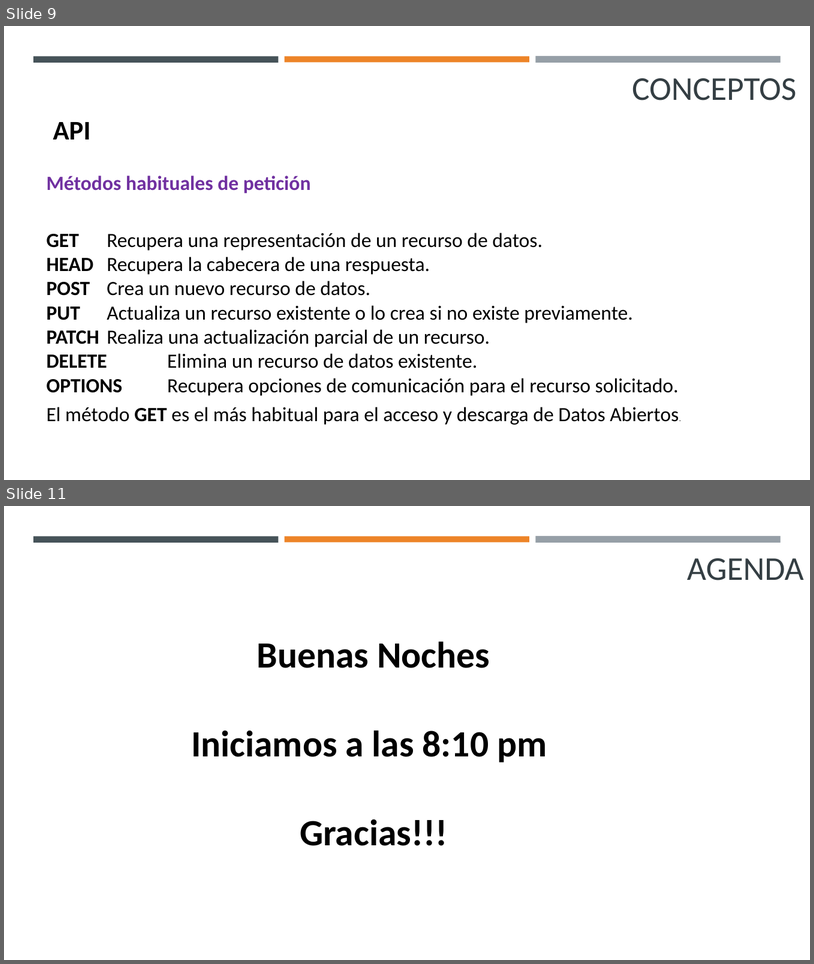
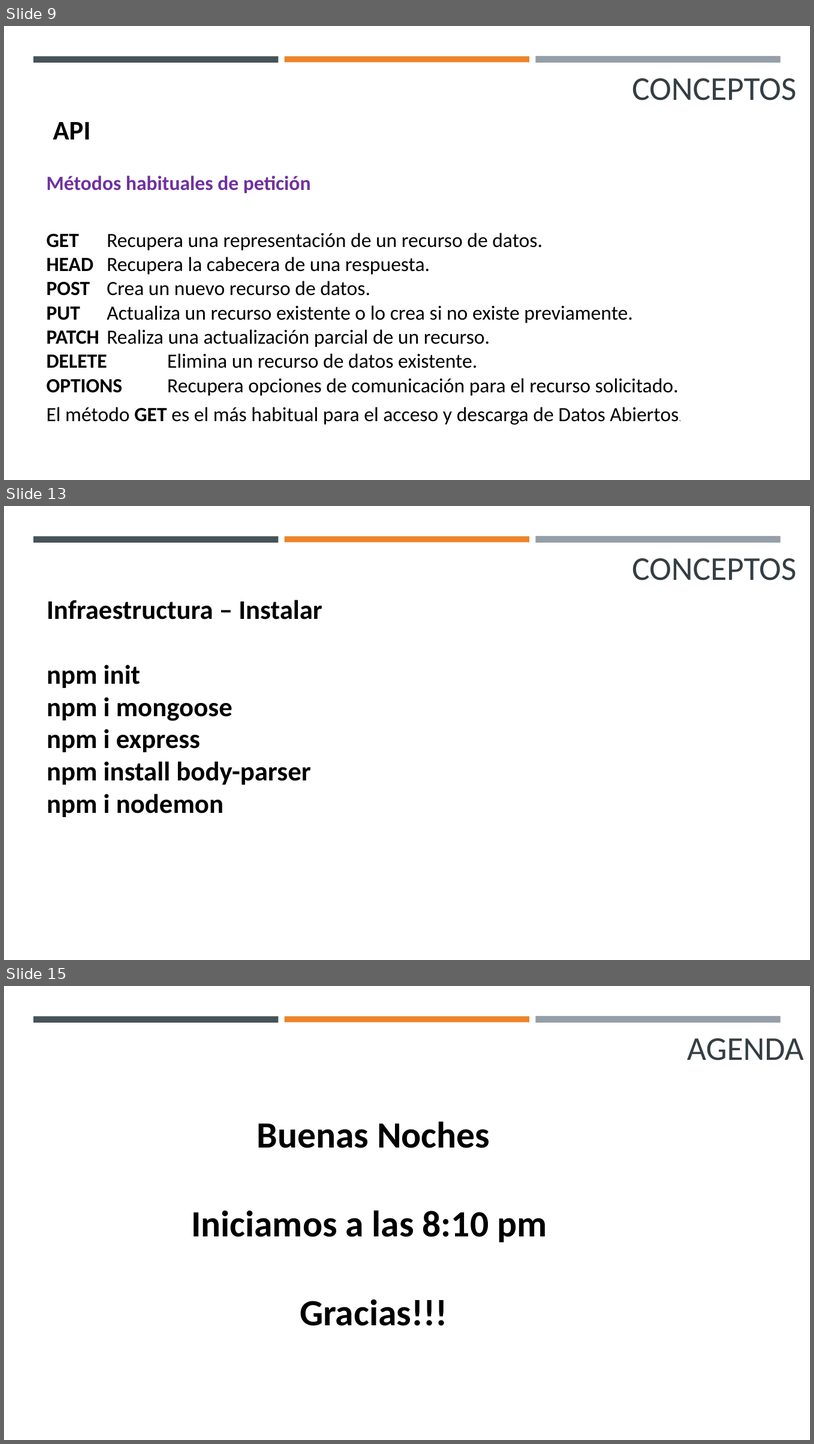
Before and after one commit to Camilobd/MinTic---Desarrollo-Web_Gr-9-10, a slide deck: Recursos/4. Express.pptx. Shown one above the other, each under a label of ours: slides 9 and 11 before the commit, slides 9, 13 and 15 after it; the slides between them are not shown. The pictures are 814x964 and 814x1444 pixels, drawn with LibreOffice and Linux fonts; fonts in the diff are those of the drawing. Boxes give left, top, right and bottom in pixels: in the first picture for what was removed or moved away, otherwise in the second. Text is boxed around its words. In the diff, an @@ line names an element or a change of style, - is before the commit and + after.

```diff
--- a/Recursos/4. Express.pptx
+++ b/Recursos/4. Express.pptx
@@ slide 13 added at (x1=4, y1=506, x2=810, y2=960), background #FFFFFF; not listed: 3 template elements that a slide beside it also shows @@
@@ title added at (x1=632, y1=558, x2=797, y2=580), 39.6 pt, text #343E43 @@
+CONCEPTOS
@@ text added at (x1=47, y1=600, x2=323, y2=817), 32 pt, text #000000, bold @@
+Infraestructura – Instalar
+npm init
+npm i mongoose
+npm i express
+npm install body-parser
+npm i nodemon
@@ what was slide 11 is now slide 15 @@
```
Also in this commit, not shown: 1 slide changed, 4 other slides added, 1 slide removed, 22 other files.
